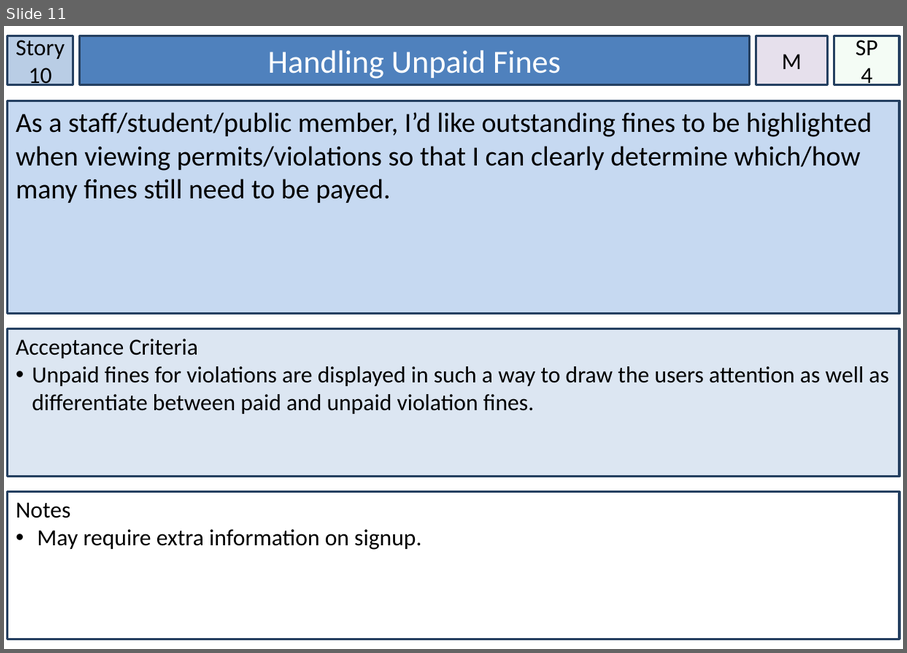
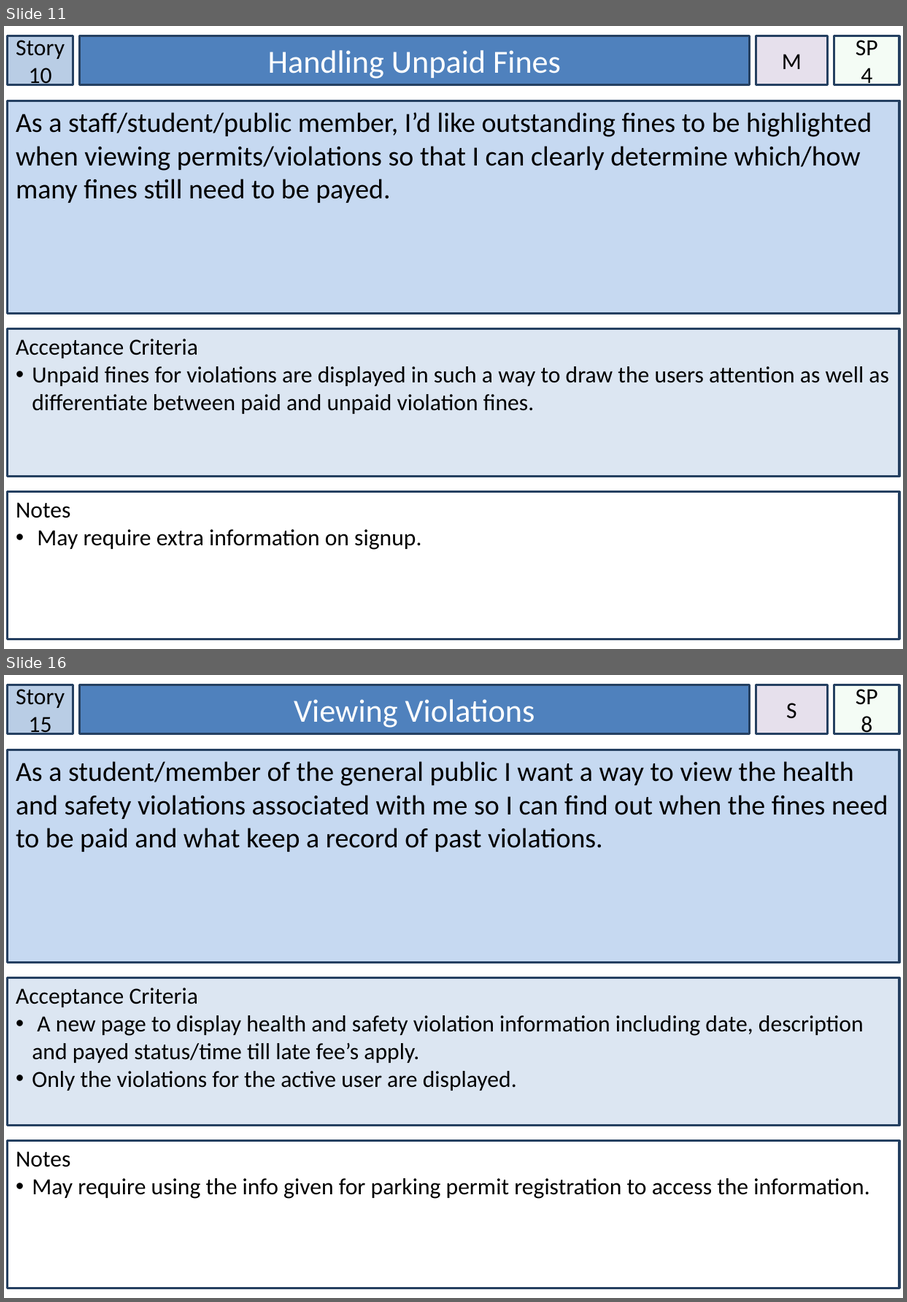
Before and after one commit to knich17/ParkingPermits, a slide deck: Assessment/Story Cards.pptx. Shown one above the other, each under a label of ours: slide 11 before the commit, slides 11 and 16 after it; the slides between them are not shown. The pictures are 907x653 and 907x1302 pixels, drawn with LibreOffice and Linux fonts; fonts in the diff are those of the drawing. Boxes give left, top, right and bottom in pixels: in the first picture for what was removed or moved away, otherwise in the second. Text is boxed around its words. In the diff, an @@ line names an element or a change of style, - is before the commit and + after.

Commit message:
Made some major changes to user stories, release and sprint 1 plans

```diff
--- a/Assessment/Story Cards.pptx
+++ b/Assessment/Story Cards.pptx
@@ slide 16 added at (x1=4, y1=675, x2=903, y2=1298), background #FFFFFF @@
@@ rectangle added at (x1=8, y1=685, x2=73, y2=734), fill #B9CDE5, outline #254061 2 pt, 20 pt, text #000000 @@
+Story 15
@@ rectangle added at (x1=80, y1=685, x2=750, y2=734), fill #4F81BD, outline #254061 2 pt, 28 pt, text #FFFFFF @@
+Viewing Violations
@@ rectangle added at (x1=757, y1=685, x2=829, y2=734), fill #E6E0EC, outline #254061 2 pt, 20 pt, text #000000 @@
+S
@@ rectangle added at (x1=835, y1=685, x2=900, y2=734), fill #CCF0CD at 20% opacity, outline #254061 2 pt, 20 pt, text #000000 @@
+SP
+8
@@ rectangle added at (x1=8, y1=749, x2=900, y2=963), fill #C6D9F1, outline #254061 2 pt, 24 pt, text #000000 @@
+As a student/member of the general public I want a way to view the health and safety violations associated with me so I can find out when the fines need to be paid and what keep a record of past violations.
@@ rectangle added at (x1=8, y1=978, x2=900, y2=1125), fill #DCE6F2, outline #254061 2 pt, 20 pt, text #000000 @@
+Acceptance Criteria
+• A new page to display health and safety violation information including date, description and payed status/time till late fee’s apply.
+• Only the violations for the active user are displayed.
@@ rectangle added at (x1=8, y1=1141, x2=900, y2=1288), fill #FFFFFF, outline #254061 2 pt, 20 pt, text #000000 @@
+Notes
+• May require using the info given for parking permit registration to access the information.
```
Also in this commit, not shown: 6 slides changed, 3 other slides added, 1 slide removed, 2 other files.
